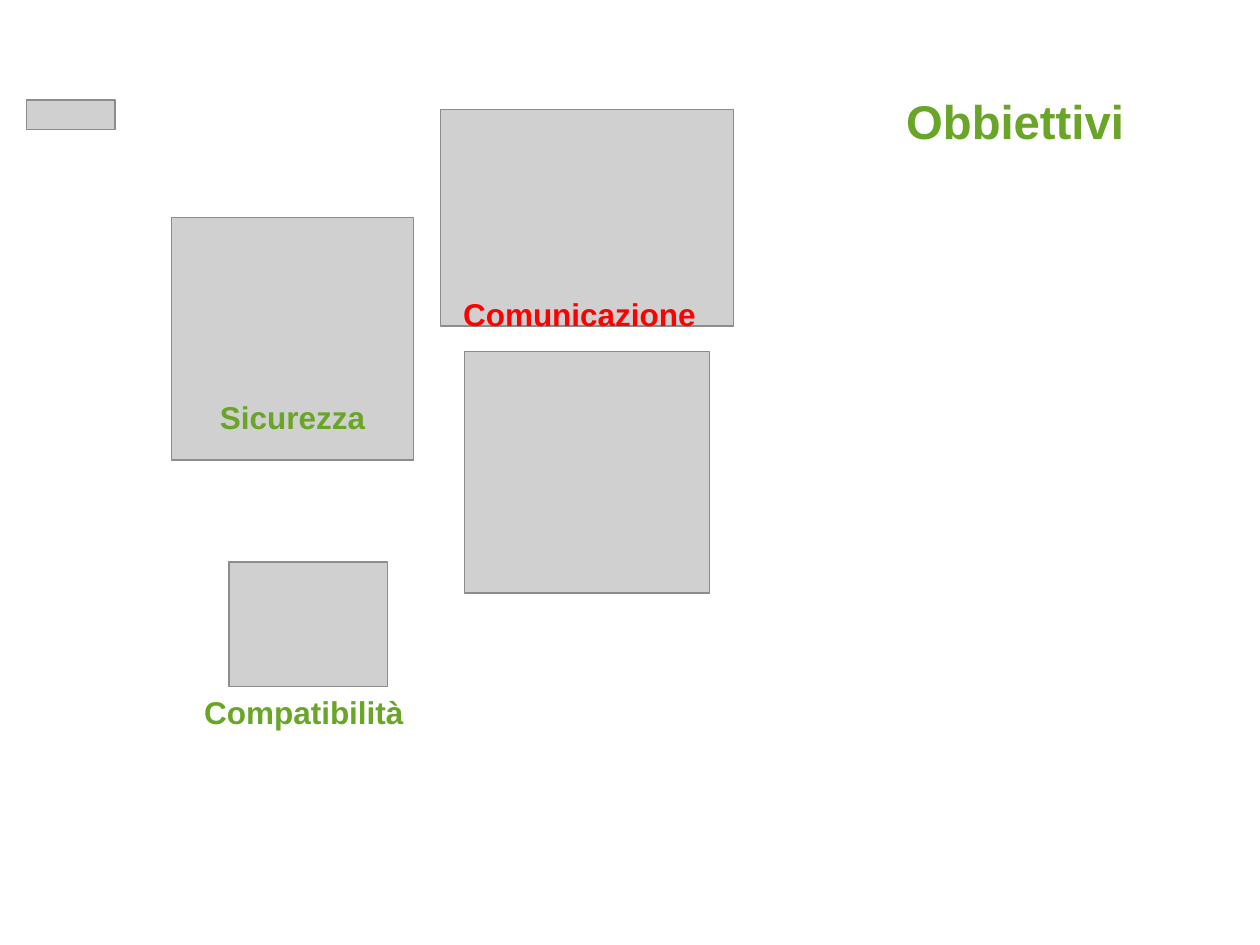
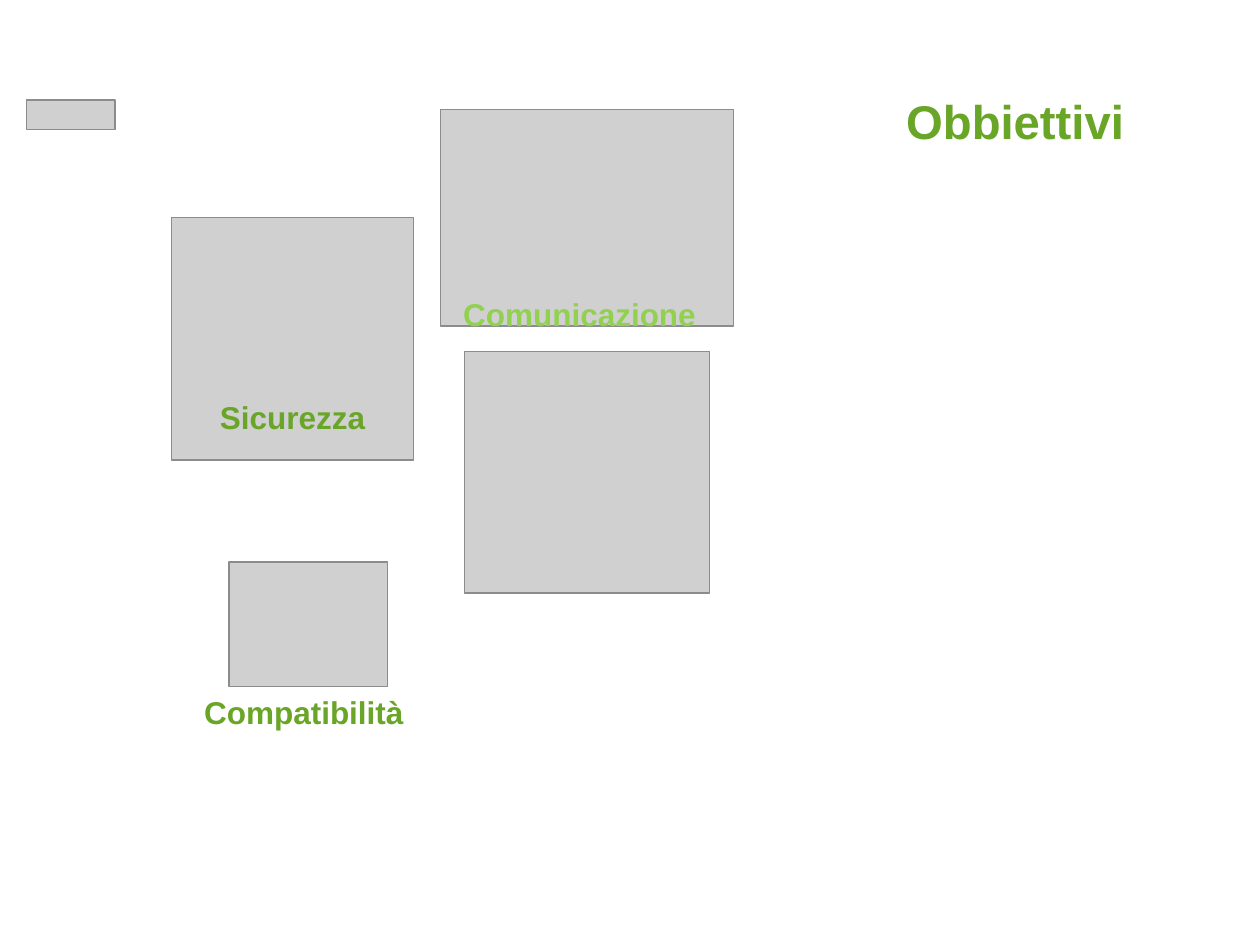
Before and after one commit to AlessioTommasi-supsi/iotProject, a slide deck: slide 15 of docs/tesi/MSE_Master Thesis_Presentation_AlessioTommasi PostIncontro.pptx. Drawn at 1260x945 pixels with LibreOffice and Linux fonts; fonts in the diff are those of the drawing; grey boxes stand for pictures; background and template pictures are left out. Boxes give left, top, right and bottom in pixels: in the first picture for what was removed or moved away, otherwise in the second. Text is boxed around its words. In the diff, an @@ line names an element or a change of style, - is before the commit and + after.

```diff
--- a/docs/tesi/MSE_Master Thesis_Presentation_AlessioTommasi PostIncontro.pptx
+++ b/docs/tesi/MSE_Master Thesis_Presentation_AlessioTommasi PostIncontro.pptx
@@ text "Comunicazione" at [463,303,696,332]: text colour #FF0000 to #92D050 @@
```
Also in this commit, not shown: 3 other slides changed, 1 slide added, 1 slide removed, 1 other file.
